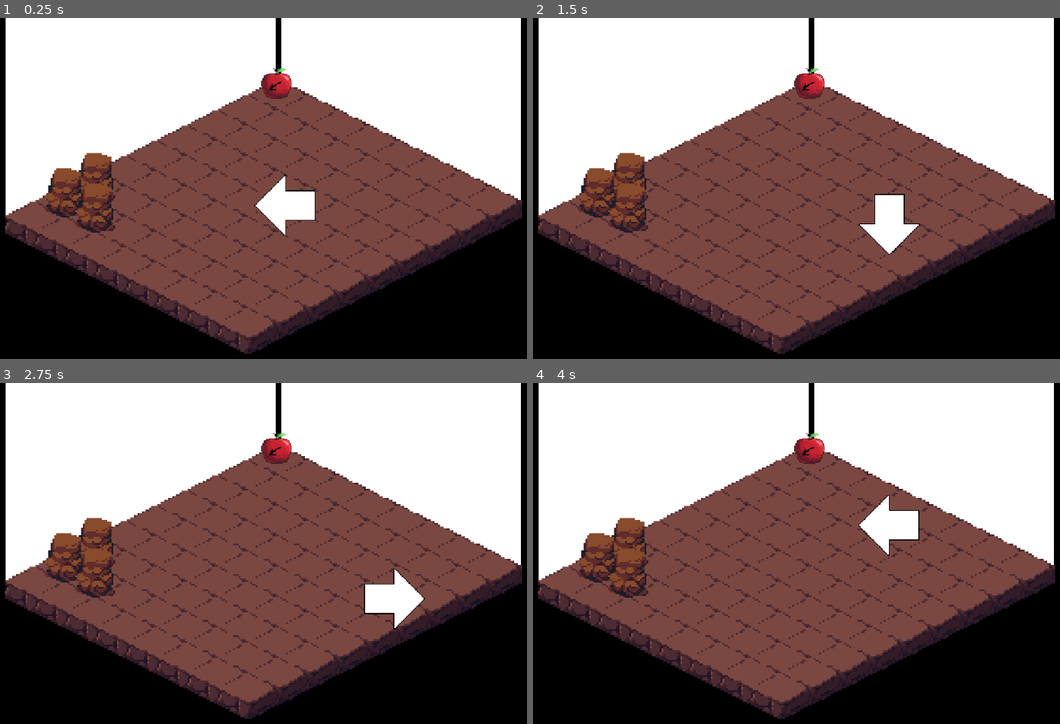
Above: before the commit, frames 1-4 (two rows, left to right).
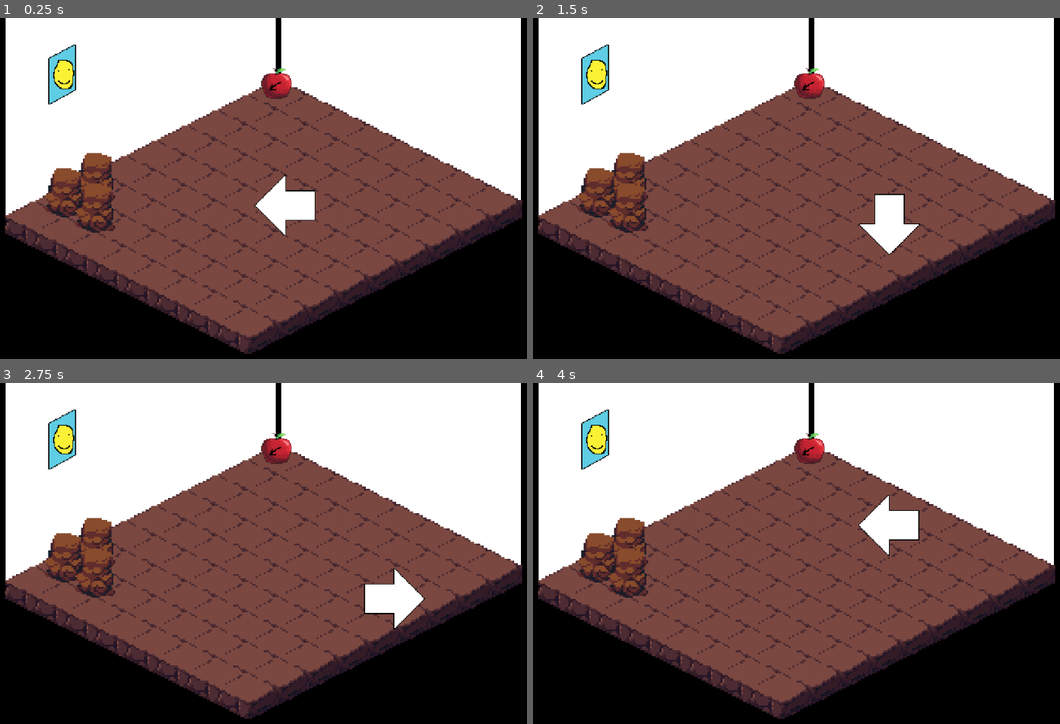
Above: after the commit, the same moments.

Repository: colejparker/brackeysgamejam2026_1
Game: Godot game, scene res://src/design/world/design_world.tscn
Same seed, same stepped clock (60 frames per second), same inputs: the game is played once before the commit and once after it. This scene is started directly instead of the project's main scene.
Inputs (mouse positions are in pixels of both pictures, inside the frame that each line leads up to):
- Up to frame 1 (0.25 s): no input
- Up to frame 2 (1.5 s): tap Enter at 0.5 s; move the mouse to (912, 171) at 0.52 s; hold Right (moveRight) 0.53-1.28 s; hold Shift (snapToGrid) 0.53-1.28 s; tap R (rotate) at 0.6 s; click (912, 171) at 0.67 s; move the mouse to (659, 205) at 1.27 s; hold Down (moveDown) from 1.28 s (still down); tap Shift (snapToGrid) at 1.35 s; click (659, 205) at 1.42 s
- Up to frame 3 (2.75 s): tap R (rotate) at 1.55, 2.1 s; move the mouse to (305, 478) at 2.02 s; release Down (moveDown) at 2.03 s; hold Right (moveRight) from 2.03 s (still down); hold Shift (snapToGrid) from 2.03 s (still down); click (305, 478) at 2.17 s
- Up to frame 4 (4 s): move the mouse to (749, 621) at 2.77 s; release Right (moveRight) at 2.78 s; release Shift (snapToGrid) at 2.78 s; hold Up (moveUp) 2.78-3.53 s; tap Shift (snapToGrid) at 2.85 s; click (749, 621) at 2.92 s; tap R (rotate) at 3.05, 3.6 s; move the mouse to (965, 604) at 3.52 s; hold Left (moveLeft) from 3.53 s (still down); hold Shift (snapToGrid) from 3.53 s (still down); click (965, 604) at 3.67 s

The runs differ from the first frame. In frame 1, 0.8% of the frame differs, in the area x 9-15%, y 7-26%; in frame 2, 0.8%; in frame 3, 0.8%; in frame 4, 0.8%.

Commit message:
Wall Furniture support

Diff:
--- a/brackeysgamejam-2026-1/src/design/furniture/furniture.gd
+++ b/brackeysgamejam-2026-1/src/design/furniture/furniture.gd
@@ -2,7 +2,7 @@
 
 @onready var parent_tile_map_layer = get_parent() as TileMapLayer
 @onready var collection_shape = $CollisionShape2D
-@onready var sprite =$Sprite2D
+@onready var sprite = $Sprite2D
 @export var is_wall = false
 
 enum State {
@@ -16,25 +16,34 @@
 	if Input.is_mouse_button_pressed(MOUSE_BUTTON_LEFT):
 		var mouse_pos = get_local_mouse_position()
 		if state == State.STATIONARY and mouse_in_rect():
-			print("!")
 			state = State.MOVING
 
 	if !Input.is_mouse_button_pressed(MOUSE_BUTTON_LEFT):
 		state = State.STATIONARY
 
-	if Input.is_action_just_pressed("rotate") and (mouse_in_rect() or state == State.MOVING):
+	if Input.is_action_just_pressed("rotate") and (mouse_in_rect() or state == State.MOVING) and !is_wall:
 		sprite.frame = (sprite.frame + 1) % sprite.hframes
+
+	if is_wall:
+		sprite.frame = 0 if position.x <= 350 else 1
 
 	if state == State.MOVING:
 		var desired_position = get_desired_position(Input.is_action_pressed("snapToGrid"))
 		var motion = (desired_position - position)
 		move_and_collide(motion)
 
-
 func mouse_in_rect() -> bool:
 	return collection_shape.get_shape().get_rect().has_point(get_local_mouse_position())
 
 func get_desired_position(snap: bool) -> Vector2:
+	var desired_pos = get_global_mouse_position()
 	if snap:
-		return parent_tile_map_layer.map_to_local(parent_tile_map_layer.local_to_map(get_global_mouse_position()))
-	return get_global_mouse_position()
+		return parent_tile_map_layer.map_to_local(parent_tile_map_layer.local_to_map(desired_pos))
+	if desired_pos.x >= 338 and desired_pos.x <= 362:
+		desired_pos.x = 338
+	return desired_pos
+
+func _ready():
+	if is_wall:
+		sprite.texture = preload("res://poster.png")
+		sprite.hframes = 2
--- a/brackeysgamejam-2026-1/src/design/furniture/furniture.tscn
+++ b/brackeysgamejam-2026-1/src/design/furniture/furniture.tscn
@@ -4,8 +4,6 @@
 [ext_resource type="Texture2D" uid="uid://drnap4nwfhevq" path="res://applesheet.png" id="2_mt2d8"]
 
 [sub_resource type="CircleShape2D" id="CircleShape2D_mt2d8"]
-
-[sub_resource type="AnimationLibrary" id="AnimationLibrary_mt2d8"]
 
 [node name="Furniture" type="CharacterBody2D" unique_id=438672004]
 motion_mode = 1
@@ -19,6 +17,3 @@
 [node name="CollisionShape2D" type="CollisionShape2D" parent="." unique_id=2087875814]
 position = Vector2(0, -4)
 shape = SubResource("CircleShape2D_mt2d8")
-
-[node name="AnimationPlayer" type="AnimationPlayer" parent="." unique_id=1561801776]
-libraries/ = SubResource("AnimationLibrary_mt2d8")
--- a/brackeysgamejam-2026-1/src/design/world/design_world.tscn
+++ b/brackeysgamejam-2026-1/src/design/world/design_world.tscn
@@ -3,6 +3,9 @@
 [ext_resource type="PackedScene" uid="uid://r1m77majxk00" path="res://src/design/furniture/furniture.tscn" id="2_58ifa"]
 [ext_resource type="TileSet" uid="uid://cjdsmsgb2bvy" path="res://testgroundtileset.tres" id="2_wl84k"]
 [ext_resource type="PackedScene" uid="uid://dn2p4k0ih7jgv" path="res://src/design/player/design_player.tscn" id="4_cfd1e"]
+
+[sub_resource type="TileSet" id="TileSet_58ifa"]
+tile_shape = 1
 
 [node name="DesignWorld" type="Node2D" unique_id=1925217490]
 y_sort_enabled = true
@@ -57,6 +60,14 @@
 [node name="Furniture" parent="DecorationLayer" unique_id=2085249340 instance=ExtResource("2_58ifa")]
 position = Vector2(351, 79)
 
+[node name="WallLayer" type="TileMapLayer" parent="." unique_id=1455840331]
+position = Vector2(1, 0)
+tile_set = SubResource("TileSet_58ifa")
+
+[node name="Furniture" parent="WallLayer" unique_id=438672004 instance=ExtResource("2_58ifa")]
+position = Vector2(122, 64)
+is_wall = true
+
 [node name="DesignPlayer" parent="." unique_id=1416930764 instance=ExtResource("4_cfd1e")]
 z_index = 1
 position = Vector2(360, 197)
